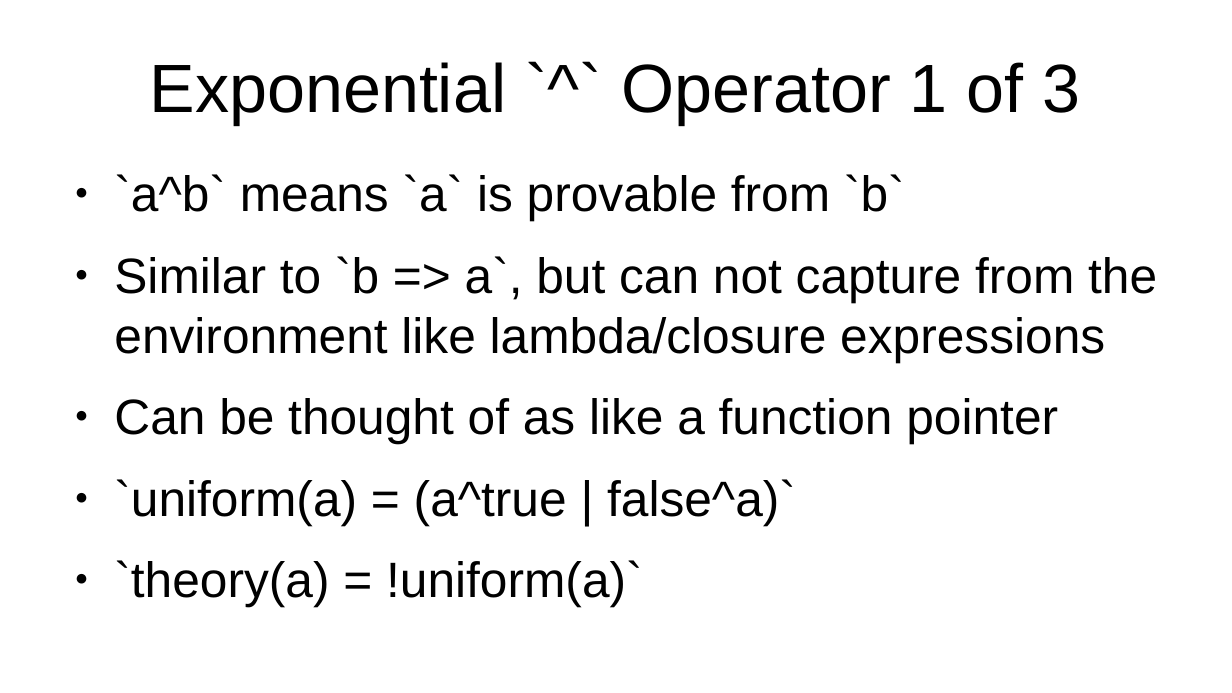
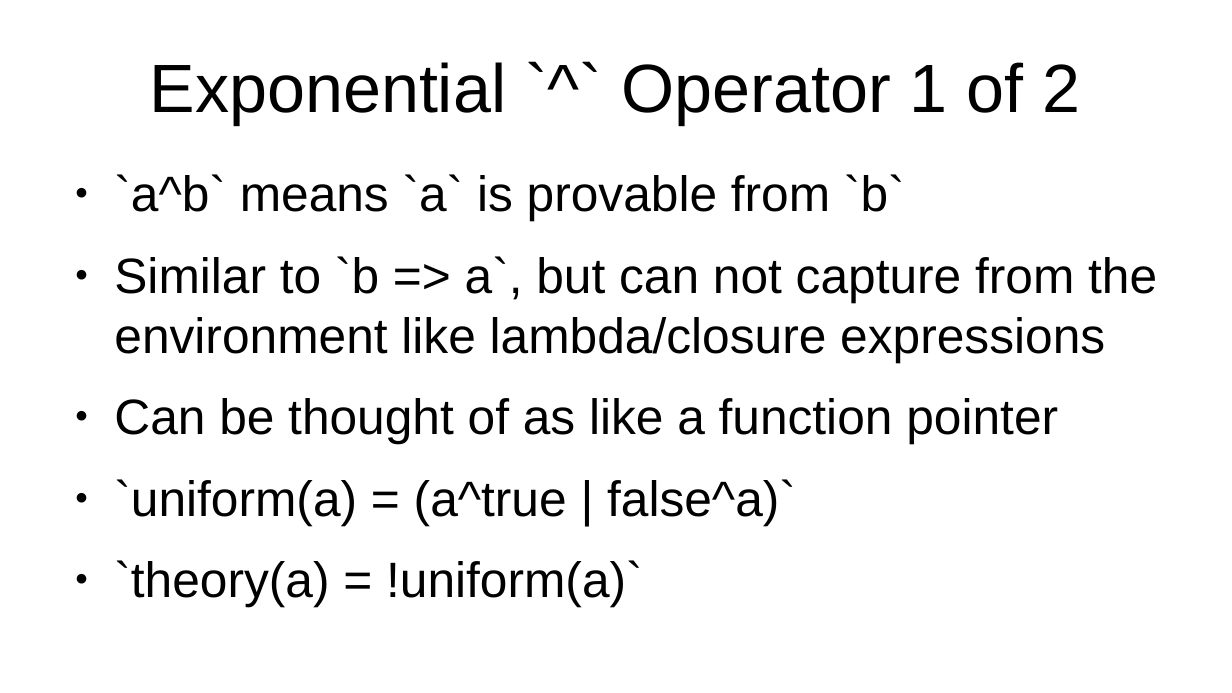
Before and after one commit to advancedresearch/path_semantics, a slide deck: slide 5 of papers-wip2/introduction-to-psq.odp. Drawn at 1232x693 pixels with LibreOffice and Linux fonts; fonts in the diff are those of the drawing. Boxes give left, top, right and bottom in pixels: in the first picture for what was removed or moved away, otherwise in the second. Text is boxed around its words. In the diff, an @@ line names an element or a change of style, - is before the commit and + after.

```diff
--- a/papers-wip2/introduction-to-psq.odp
+++ b/papers-wip2/introduction-to-psq.odp
@@ title at [150,62,1081,125]: text changed @@
-Exponential `^` Operator 1 of 3
+Exponential `^` Operator 1 of 2
```
Also in this commit, not shown: 2 other slides changed, 3 slides removed, 3 other files.
